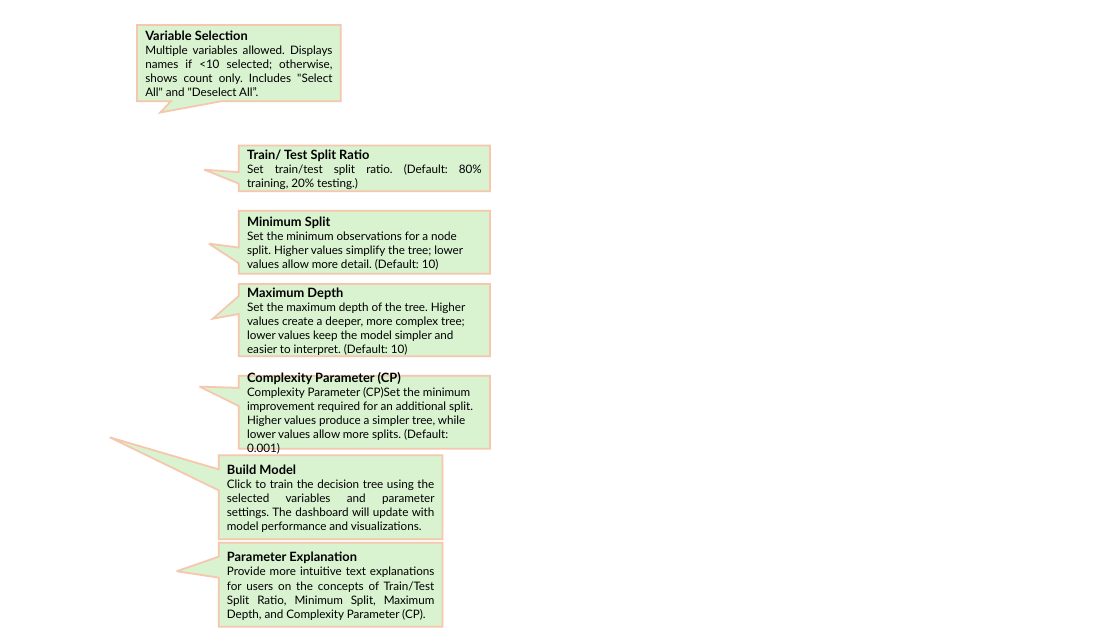
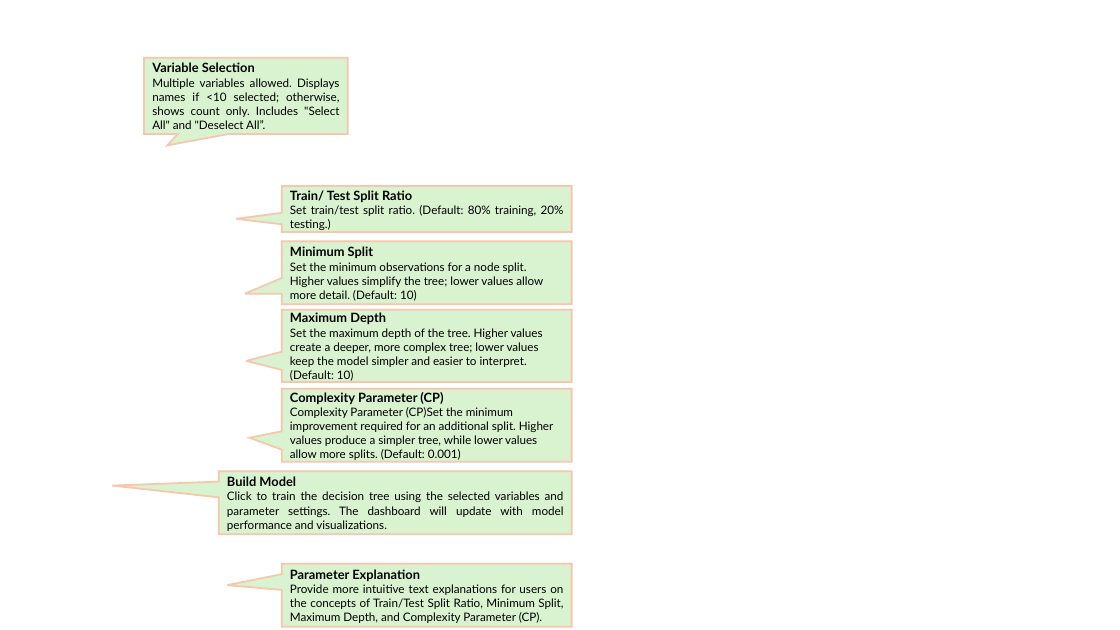
Before and after one commit to huahsuan2000/ISSS608-VAA, a slide deck: slide 3 of Take-home_Ex/Take-home_Ex02/UI Introduction.pptx. Drawn at 1120x630 pixels with LibreOffice and Linux fonts; fonts in the diff are those of the drawing; background and template pictures are left out. Boxes give left, top, right and bottom in pixels: in the first picture for what was removed or moved away, otherwise in the second. Text is boxed around its words. In the diff, an @@ line names an element or a change of style, - is before the commit and + after.

```diff
--- a/Take-home_Ex/Take-home_Ex02/UI Introduction.pptx
+++ b/Take-home_Ex/Take-home_Ex02/UI Introduction.pptx
@@ speech box "Variable Selection": place and size @@
-speech box "Variable Selection" at <box>137,25,340,102</box>
+speech box "Variable Selection" at <box>144,58,347,134</box>
@@ proportions changed in 5 elements at <box>281,389,571,462</box>, <box>281,310,571,382</box>, <box>218,471,571,534</box>, <box>281,241,571,304</box>, <box>281,187,571,233</box> @@
@@ speech box "Train/ Test Split Ratio": place and size @@
-speech box "Train/ Test Split Ratio" at <box>239,145,490,192</box>
+speech box "Train/ Test Split Ratio" at <box>281,187,571,233</box>
@@ speech box "Minimum Split": place and size @@
-speech box "Minimum Split" at <box>239,211,490,274</box>
+speech box "Minimum Split" at <box>281,241,571,304</box>
@@ speech box "Maximum Depth": place and size @@
-speech box "Maximum Depth" at <box>239,284,490,356</box>
+speech box "Maximum Depth" at <box>281,310,571,382</box>
@@ speech box "Complexity Parameter (CP)": place and size @@
-speech box "Complexity Parameter (CP)" at <box>239,376,490,449</box>
+speech box "Complexity Parameter (CP)" at <box>281,389,571,462</box>
@@ speech box "Build Model": place and size @@
-speech box "Build Model" at <box>218,455,442,539</box>
+speech box "Build Model" at <box>218,471,571,534</box>
@@ speech box "Parameter Explanation": place and size @@
-speech box "Parameter Explanation" at <box>218,543,442,627</box>
+speech box "Parameter Explanation" at <box>281,564,571,627</box>
```
Also in this commit, not shown: 3 other slides changed, 4 slides added, 29 other files.
